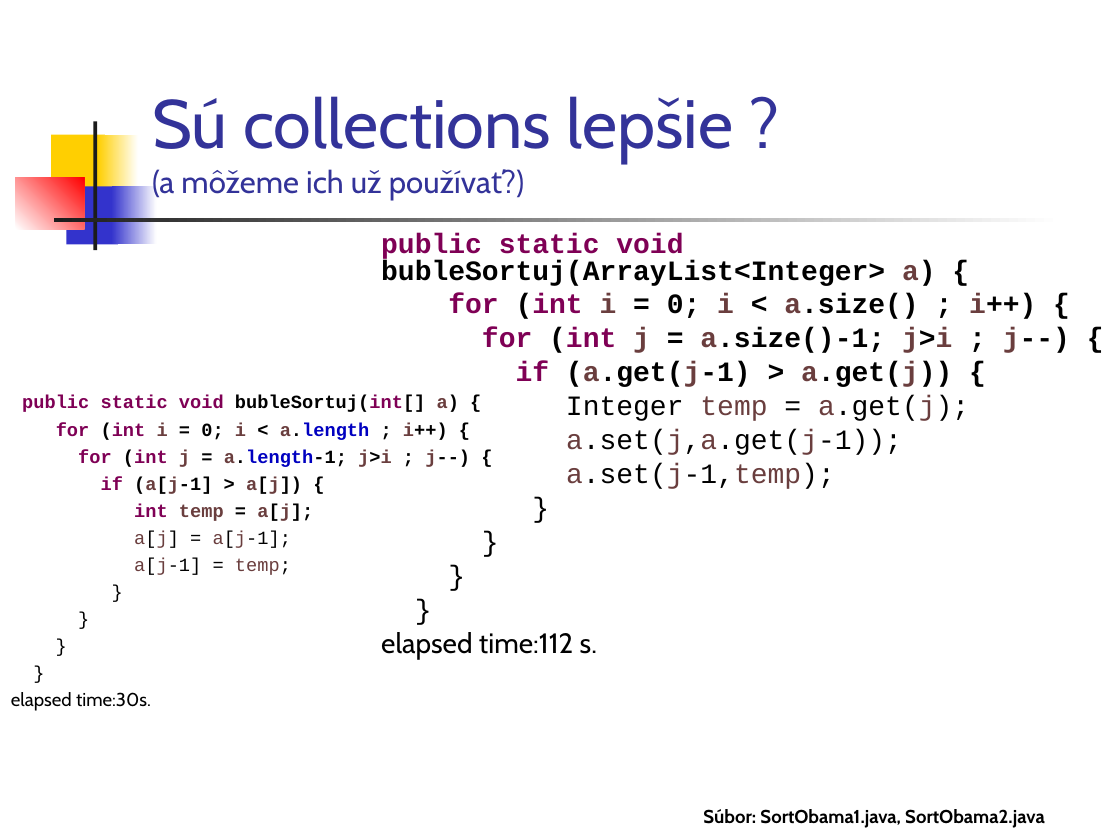
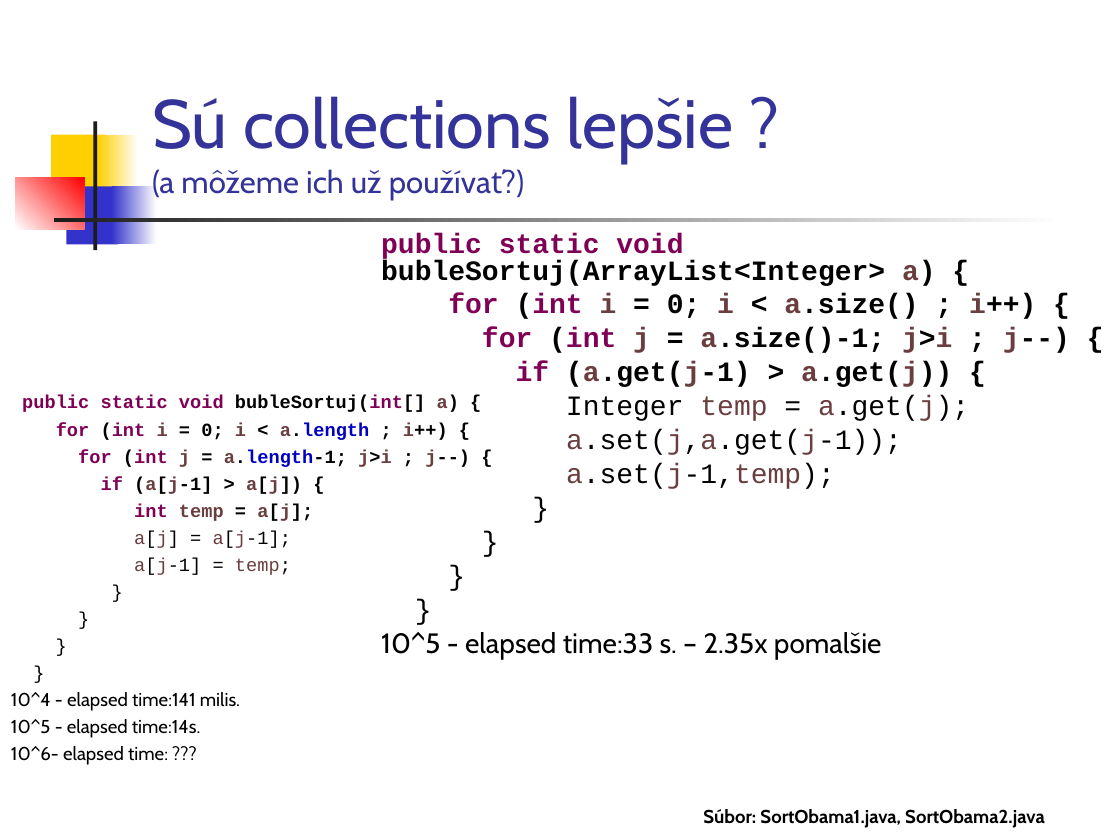
Before and after one commit to Programovanie4/Prednasky, a slide deck: slide 45 of 02/02_java.ppt (slide 33 before the commit). Drawn at 1120x840 pixels with LibreOffice and Linux fonts; fonts in the diff are those of the drawing. Boxes give left, top, right and bottom in pixels: in the first picture for what was removed or moved away, otherwise in the second. Text is boxed around its words. In the diff, an @@ line names an element or a change of style, - is before the commit and + after.

```diff
--- a/02/02_java.ppt
+++ b/02/02_java.ppt
@@ text at <box>11,632,440,765</box>: text changed @@
-elapsed time:30s.
+10^4 - elapsed time:141 milis.
+10^5 - elapsed time:14s.
+10^6- elapsed time: ???
@@ text at <box>381,632,882,659</box>: text changed @@
-elapsed time:112 s.
+10^5 - elapsed time:33 s. – 2.35x pomalšie
```
Also in this commit, not shown: 14 other slides changed, 14 slides added, 2 other files.
